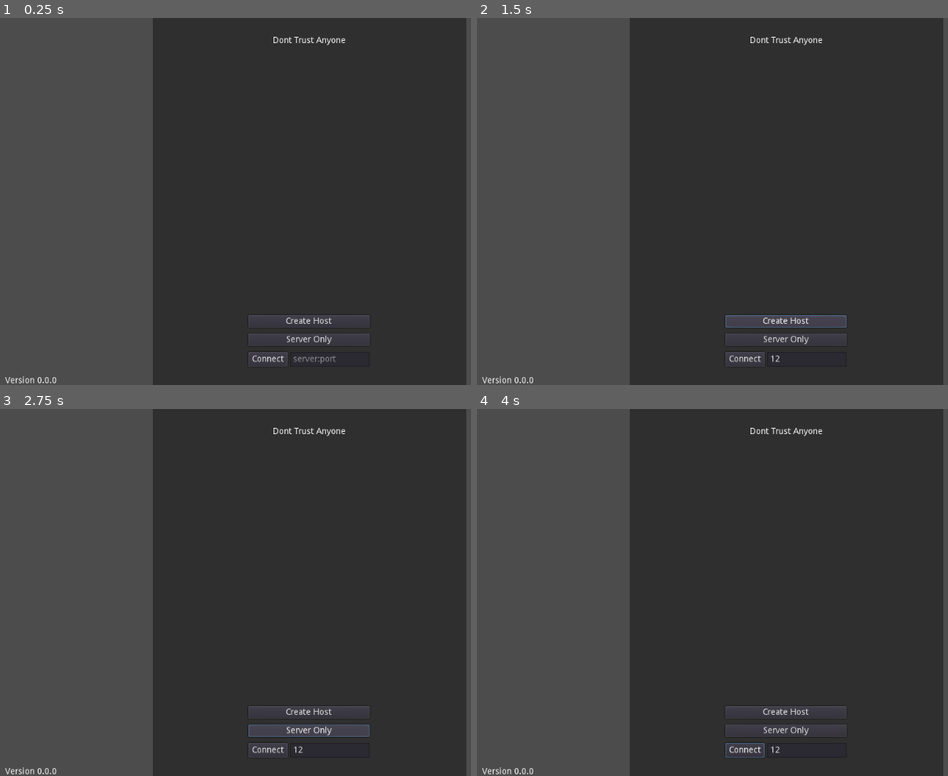
Above: before the commit, frames 1-4 (two rows, left to right).
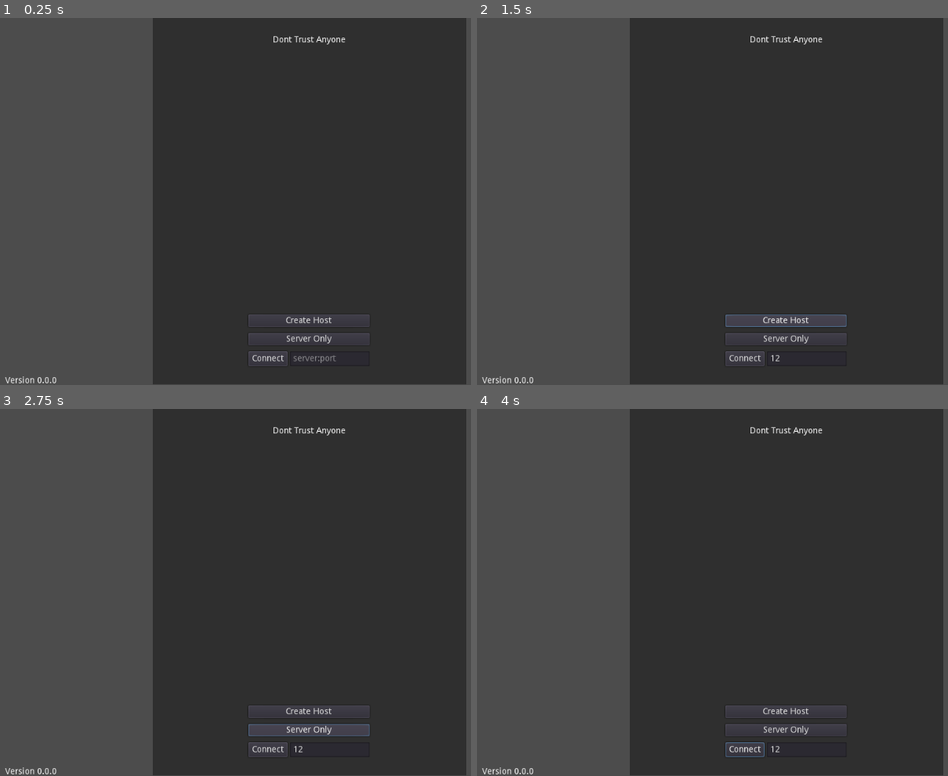
Above: after the commit, the same moments.

Repository: Brzusko/Dont-Trust-Anyone
Game: Godot game, scene res://Main.tscn
The game is run twice, just before and just after one commit, with the same random seed, the same clock (stepped at 60 frames per second) and the same inputs.
Inputs (mouse positions are in pixels of both pictures, inside the frame that each line leads up to):
- Up to frame 1 (0.25 s): no input
- Up to frame 2 (1.5 s): click (806, 359) at 0.52 s; type "12" at 0.6 s; click "Create Host" at 1.25 s
- Up to frame 3 (2.75 s): click "Server Only" at 2 s
- Up to frame 4 (4 s): click "Connect" at 2.75 s; move the mouse to (924, 574) at 3.52 s; hold D (right) from 3.53 s (still down)

The runs differ from the first frame. In frame 1, 0.5% of the frame differs, in the area x 52-79%, y 4-95%; in frame 2, 0.6%; in frame 3, 0.5%; in frame 4, 0.5%.

Commit message:
Cursor, state machinge

Diff:
--- a/Autoload/Enums.gd
+++ b/Autoload/Enums.gd
@@ -2,8 +2,8 @@
 
 enum APP_TYPE {
 	HOST,
+	CLIENT,
 	SERVER,
-	CLIENT,
 	NONE
 }
 
@@ -16,13 +16,13 @@
 }
 
 enum MOVE_DIR {
+	LEFT,
+	UP_LEFT,
+	DOWN_LEFT,
+	UP_RIGHT,
+	RIGHT,
+	DOWN_RIGHT
+	DOWN,
 	UP,
-	UP_LEFT,
-	UP_RIGHT,
-	DOWN,
-	DOWN_LEFT,
-	DOWN_RIGHT,
-	LEFT,
-	RIGHT,
 	NONE
 }
--- a/Autoload/Globals.gd
+++ b/Autoload/Globals.gd
@@ -5,3 +5,4 @@
 const PORT = 7171;
 
 const AREA_DOT = 0.15;
+const MEELE_ANGLE = 22.5;
--- a/Autoload/Utils.gd
+++ b/Autoload/Utils.gd
@@ -7,3 +7,6 @@
 	var clamped_x = clamp(clampv2.x, leftv2.x, rightv2.x);
 	var clamped_y = clamp(clampv2.y, leftv2.y, rightv2.y);
 	return Vector2(clamped_x, clamped_y);
+
+func get_node_up(node: NodePath) -> NodePath:
+	return NodePath(node.get_name(1));
--- a/Main.tscn
+++ b/Main.tscn
@@ -1,15 +1,10 @@
-[gd_scene load_steps=4 format=2]
+[gd_scene load_steps=3 format=2]
 
-[ext_resource path="res://UI/Copyright.tscn" type="PackedScene" id=1]
-[ext_resource path="res://UI/Menu.tscn" type="PackedScene" id=2]
+[ext_resource path="res://UI/GameUI.tscn" type="PackedScene" id=1]
 [ext_resource path="res://Scenes/World.tscn" type="PackedScene" id=3]
 
 [node name="Main" type="Node2D"]
 
 [node name="World" parent="." instance=ExtResource( 3 )]
 
-[node name="GameUI" type="CanvasLayer" parent="."]
-
-[node name="Menu" parent="GameUI" instance=ExtResource( 2 )]
-
-[node name="Copyright" parent="GameUI" instance=ExtResource( 1 )]
+[node name="GameUI" parent="." instance=ExtResource( 1 )]
--- /dev/null
+++ b/Scenes/Player/EntityStats.gd
@@ -0,0 +1,5 @@
+extends Node
+
+export var max_health: float;
+export var max_mana: float;
+export var movement_speed: float;
--- /dev/null
+++ b/Scenes/Player/Health.gd
@@ -0,0 +1,8 @@
+extends Area2D
+
+export var stats_path: NodePath;
+onready var stats = get_node(stats_path);
+
+master var dmg_taken_from: Dictionary = {
+
+}
--- /dev/null
+++ b/Scenes/Player/Idle.gd
@@ -0,0 +1,39 @@
+extends Node
+
+# input sample
+#var d = {
+#	"s_move_dir": s_move_dir,
+#	"s_look_dir": s_look_dir
+#}
+
+export var next_state_path: NodePath;
+export var animation_tree_path: NodePath;
+onready var state_machine: StateMachine = get_parent();
+onready var next_state: NodePath = Utils.get_node_up(next_state_path);
+var animation_tree: AnimationTree;
+
+master func s_begin():
+	if animation_tree == null:
+		return;
+	animation_tree.set("parameters/Transition/current", 0);
+
+master func s_end():
+	pass;
+
+master func s_tick(input: Dictionary, delta: float):
+	if input.s_move_dir != Enums.MOVE_DIR.NONE:
+		state_machine.s_transition(next_state);
+
+puppet func c_begin():
+	animation_tree.set("parameters/Transition/current", 0);
+	pass;
+
+puppet func c_end():
+	pass;
+
+puppet func c_tick():
+	pass;
+
+func _ready():
+	if Networking.app_state <= 1:
+		animation_tree = get_node(animation_tree_path);
--- a/Scenes/Player/Input.gd
+++ b/Scenes/Player/Input.gd
@@ -1,7 +1,8 @@
 extends Node2D
+class_name StateInput
 
-mastersync var s_move_dir: int = Enums.MOVE_DIR.NONE;
-mastersync var s_look_dir: int = Enums.LOOK_SIDE.NONE;
+master var s_move_dir: int = Enums.MOVE_DIR.NONE;
+master var s_look_dir: int = Enums.LOOK_SIDE.NONE;
 
 var local_move_dir: int = Enums.MOVE_DIR.NONE;
 var local_look_side: int = Enums.LOOK_SIDE.NONE;
@@ -70,6 +71,9 @@
 
 	update();
 
+	if !is_network_master():
+		print(get_networked_input());
+
 func check_cache() -> void:
 	var send_to_serv: bool = false;
 
@@ -89,6 +93,7 @@
 
 	if send_to_serv:
 		rset_unreliable_id(1, "s_move_dir", local_move_dir);
+		rset_unreliable_id(1, "s_look_dir", local_look_side);
 		pass;
 
 
@@ -107,17 +112,22 @@
 
 func _input(event):
 	if event is InputEventMouseMotion:
-		mouse_dir = get_local_mouse_position().normalized();
+		mouse_dir;
 
 		if local_cache.look_side_vec2.dot(mouse_dir) >= Globals.AREA_DOT:
 			local_aim_dir = mouse_dir;
 
-		if local_cache.look_side_vec2.dot(local_aim_dir.rotated(deg2rad(45))) >= Globals.AREA_DOT:
-			aim_vertices[0] = local_aim_dir.rotated(deg2rad(45));
+		if local_cache.look_side_vec2.dot(local_aim_dir.rotated(deg2rad(Globals.MEELE_ANGLE))) >= Globals.AREA_DOT:
+			aim_vertices[0] = local_aim_dir.rotated(deg2rad(Globals.MEELE_ANGLE));
 
-		if local_cache.look_side_vec2.dot(local_aim_dir.rotated(deg2rad(-45))) >= Globals.AREA_DOT:
-			aim_vertices[1] = local_aim_dir.rotated(deg2rad(-45));
+		if local_cache.look_side_vec2.dot(local_aim_dir.rotated(deg2rad(-Globals.MEELE_ANGLE))) >= Globals.AREA_DOT:
+			aim_vertices[1] = local_aim_dir.rotated(deg2rad(-Globals.MEELE_ANGLE));
 
+func get_networked_input() -> Dictionary:
+	return {
+		"s_move_dir": s_move_dir,
+		"s_look_dir": s_look_dir
+	}
 
 func _draw() -> void:
 	if !parent.is_local:
@@ -128,3 +138,4 @@
 	draw_line(Vector2.ZERO, fov[1].normalized() * 100, Color.red);
 	for vec in aim_vertices:
 		draw_line(Vector2.ZERO, vec * 100, Color.green);
+	pass;
--- /dev/null
+++ b/Scenes/Player/Move.gd
@@ -0,0 +1,80 @@
+extends Node
+
+# input sample
+#var d = {
+#	"s_move_dir": s_move_dir,
+#	"s_look_dir": s_look_dir
+#}
+
+# TODO Implement position interpolation on client side
+
+export var next_state: NodePath;
+export var kinematic_body_path: NodePath;
+export var animation_tree_path: NodePath;
+export var head_path: NodePath;
+export var body_path: NodePath;
+export var stats_path: NodePath;
+export var move_speed: float = 10.0;
+onready var state_machine: StateMachine = get_parent();
+onready var kinematic_body: KinematicBody2D = get_node(kinematic_body_path);
+var animation_tree: AnimationTree;
+onready var head: Sprite = get_node(head_path);
+onready var body: Sprite = get_node(body_path);
+onready var stats = get_node(stats_path);
+
+var move_dir_cache: int = -1;
+
+puppet var c_pos: Vector2 = Vector2.ZERO;
+
+const MOVMENT_MAP = {
+	Enums.MOVE_DIR.UP: Vector2.UP,
+	Enums.MOVE_DIR.UP_LEFT: Vector2.UP + Vector2.LEFT,
+	Enums.MOVE_DIR.UP_RIGHT: Vector2.UP + Vector2.RIGHT,
+	Enums.MOVE_DIR.DOWN: Vector2.DOWN,
+	Enums.MOVE_DIR.DOWN_LEFT: Vector2.DOWN + Vector2.LEFT,
+	Enums.MOVE_DIR.DOWN_RIGHT: Vector2.DOWN + Vector2.RIGHT,
+	Enums.MOVE_DIR.LEFT: Vector2.LEFT,
+	Enums.MOVE_DIR.RIGHT: Vector2.RIGHT,
+	Enums.MOVE_DIR.NONE: Vector2.ZERO,
+}
+
+master func s_begin():
+	if animation_tree == null:
+		return;
+	animation_tree.set("parameters/Transition/current", 1);
+
+master func s_end():
+	pass;
+
+master func s_tick(input: Dictionary, delta: float):
+	if input.s_move_dir == Enums.MOVE_DIR.NONE:
+		state_machine.s_transition(NodePath(next_state.get_name(1)));
+	kinematic_body.move_and_collide((MOVMENT_MAP[input.s_move_dir] * move_speed) * delta);
+
+	if move_dir_cache != input.s_move_dir:
+		move_dir_cache = input.s_move_dir;
+		if move_dir_cache <= 2:
+			rpc("flip_look", false);
+		elif move_dir_cache > 2 && move_dir_cache <= 5:
+			rpc("flip_look", true);
+
+	rset_unreliable("c_pos", kinematic_body.global_position);
+
+puppet func c_begin():
+	animation_tree.set("parameters/Transition/current", 1);
+	pass;
+
+puppet func c_end():
+	pass;
+
+puppet func c_tick():
+	kinematic_body.global_position = c_pos;
+	pass;
+
+remotesync func flip_look(side: bool):
+	body.flip_h = side;
+	head.flip_h = side;
+
+func _ready():
+	if Networking.app_state <= 1:
+		animation_tree = get_node(animation_tree_path);
--- a/Scenes/Player/Player.gd
+++ b/Scenes/Player/Player.gd
@@ -2,13 +2,7 @@
 class_name Player
 
 export var camera_scene: PackedScene;
-export var main_player_txt: Texture;
-export var player_speed: float = 20.0;
 
-master var s_player_move_dir: Vector2 = Vector2.ZERO;
-remote var c_pos: Vector2 = Vector2.ZERO;
-
-var local_move_dir: Vector2 = Vector2.ZERO;
 var is_local: bool = false;
 
 func setup(player_name, init_pos) -> void:
@@ -20,30 +14,8 @@
 	if id == player_name && (Networking.app_state == Enums.APP_TYPE.CLIENT || Networking.app_state == Enums.APP_TYPE.HOST):
 		var camera = camera_scene.instance();
 		add_child(camera);
-		$Look.texture = main_player_txt;
 		is_local = true;
-
-func _process(delta):
-	if !is_local:
-		return;
-
-#	if Networking.app_state == Enums.APP_TYPE.HOST:
-#		s_player_move_dir = local_move_dir;
-#	else:
-#		rset_unreliable_id(1, "s_player_move_dir", local_move_dir);
-
-
-func _physics_process(delta):
-#	if !is_network_master():
-#		global_position = c_pos;
-#		return;
-#	process_movement(delta);
-	pass;
-
-master func process_movement(delta):
-	var movement_vector = s_player_move_dir * player_speed  * delta;
-	move_and_collide(movement_vector);
-	rset_unreliable("c_pos", global_position);
+		$AnimationTree.active = true;
 
 master func serialize() -> Dictionary:
 	return {
--- a/Scenes/Player/Player.tscn
+++ b/Scenes/Player/Player.tscn
@@ -1,24 +1,161 @@
-[gd_scene load_steps=7 format=2]
+[gd_scene load_steps=20 format=2]
 
-[ext_resource path="res://Assets/placeholders/Slave.png" type="Texture" id=1]
+[ext_resource path="res://Assets/Player/Knight-body.png" type="Texture" id=1]
 [ext_resource path="res://Scenes/Player/Player.gd" type="Script" id=2]
 [ext_resource path="res://Scenes/Player/PlayerCamera.tscn" type="PackedScene" id=3]
-[ext_resource path="res://Assets/placeholders/Master.png" type="Texture" id=4]
+[ext_resource path="res://Assets/Player/Knight-Head.png" type="Texture" id=4]
 [ext_resource path="res://Scenes/Player/Input.gd" type="Script" id=5]
+[ext_resource path="res://Scenes/StateMachine/StateMachine.tscn" type="PackedScene" id=6]
+[ext_resource path="res://Scenes/Player/Idle.gd" type="Script" id=7]
+[ext_resource path="res://Scenes/Player/Move.gd" type="Script" id=8]
+[ext_resource path="res://Scenes/Player/Health.gd" type="Script" id=9]
+[ext_resource path="res://Scenes/Player/EntityStats.gd" type="Script" id=10]
 
 [sub_resource type="RectangleShape2D" id=1]
+extents = Vector2( 6.9863, 7.42043 )
+
+[sub_resource type="Animation" id=2]
+resource_name = "Idle"
+length = 1.2
+loop = true
+tracks/0/type = "value"
+tracks/0/path = NodePath("Body:frame")
+tracks/0/interp = 1
+tracks/0/loop_wrap = true
+tracks/0/imported = false
+tracks/0/enabled = true
+tracks/0/keys = {
+"times": PoolRealArray( 0, 0.4, 0.8, 1.2 ),
+"transitions": PoolRealArray( 1, 1, 1, 1 ),
+"update": 1,
+"values": [ 0, 1, 2, 3 ]
+}
+
+[sub_resource type="Animation" id=3]
+resource_name = "Running"
+length = 3.2
+loop = true
+tracks/0/type = "value"
+tracks/0/path = NodePath("Body:frame")
+tracks/0/interp = 1
+tracks/0/loop_wrap = true
+tracks/0/imported = false
+tracks/0/enabled = true
+tracks/0/keys = {
+"times": PoolRealArray( 0, 0.4, 0.8, 1.2, 1.6, 2, 2.4, 2.8 ),
+"transitions": PoolRealArray( 1, 1, 1, 1, 1, 1, 1, 1 ),
+"update": 1,
+"values": [ 8, 9, 10, 11, 12, 13, 14, 15 ]
+}
+tracks/1/type = "value"
+tracks/1/path = NodePath("Head:position")
+tracks/1/interp = 1
+tracks/1/loop_wrap = true
+tracks/1/imported = false
+tracks/1/enabled = true
+tracks/1/keys = {
+"times": PoolRealArray( 0, 0.8, 1.6 ),
+"transitions": PoolRealArray( 1, 1, 1 ),
+"update": 1,
+"values": [ Vector2( -0.396851, -17.2623 ), Vector2( -0.396851, -19.2623 ), Vector2( -0.396851, -17.2623 ) ]
+}
+
+[sub_resource type="AnimationNodeAnimation" id=4]
+animation = "Idle"
+
+[sub_resource type="AnimationNodeAnimation" id=5]
+animation = "Running"
+
+[sub_resource type="AnimationNodeTimeScale" id=6]
+
+[sub_resource type="AnimationNodeTimeScale" id=7]
+
+[sub_resource type="AnimationNodeTransition" id=8]
+input_count = 2
+input_0/name = "idle"
+input_0/auto_advance = false
+input_1/name = "run"
+input_1/auto_advance = false
+
+[sub_resource type="AnimationNodeBlendTree" id=9]
+graph_offset = Vector2( -357.921, 70.5 )
+nodes/Idle/node = SubResource( 4 )
+nodes/Idle/position = Vector2( -210, 105 )
+nodes/Run/node = SubResource( 5 )
+nodes/Run/position = Vector2( -210, 273 )
+nodes/TimeScale/node = SubResource( 7 )
+nodes/TimeScale/position = Vector2( 42, 231 )
+"nodes/TimeScale 2/node" = SubResource( 6 )
+"nodes/TimeScale 2/position" = Vector2( 42, 105 )
+nodes/Transition/node = SubResource( 8 )
+nodes/Transition/position = Vector2( 273, 105 )
+nodes/output/position = Vector2( 567, 126 )
+node_connections = [ "output", 0, "Transition", "Transition", 0, "TimeScale 2", "Transition", 1, "TimeScale", "TimeScale", 0, "Run", "TimeScale 2", 0, "Idle" ]
 
 [node name="Player" type="KinematicBody2D"]
 script = ExtResource( 2 )
 camera_scene = ExtResource( 3 )
-main_player_txt = ExtResource( 4 )
 
-[node name="Look" type="Sprite" parent="."]
+[node name="Body" type="Sprite" parent="."]
+position = Vector2( 0, -16 )
 texture = ExtResource( 1 )
+hframes = 8
+vframes = 2
+frame = 1
+
+[node name="Head" type="Sprite" parent="."]
+position = Vector2( -0.396851, -16.2623 )
+texture = ExtResource( 4 )
 
 [node name="Collision" type="CollisionShape2D" parent="."]
-position = Vector2( 0, 21.4429 )
+position = Vector2( -0.198425, -7.97757 )
 shape = SubResource( 1 )
 
 [node name="Input" type="Node2D" parent="."]
 script = ExtResource( 5 )
+
+[node name="StateMachine" parent="." instance=ExtResource( 6 )]
+input_path = NodePath("../Input")
+starting_state = NodePath("Idle")
+
+[node name="Idle" type="Node" parent="StateMachine"]
+script = ExtResource( 7 )
+next_state_path = NodePath("../Move")
+animation_tree_path = NodePath("../../AnimationTree")
+
+[node name="Move" type="Node" parent="StateMachine"]
+script = ExtResource( 8 )
+next_state = NodePath("../Idle")
+kinematic_body_path = NodePath("../..")
+animation_tree_path = NodePath("../../AnimationTree")
+head_path = NodePath("../../Head")
+body_path = NodePath("../../Body")
+stats_path = NodePath("../../EntityStats")
+move_speed = 100.0
+
+[node name="AnimationPlayer" type="AnimationPlayer" parent="."]
+anims/Idle = SubResource( 2 )
+anims/Running = SubResource( 3 )
+
+[node name="AnimationTree" type="AnimationTree" parent="."]
+tree_root = SubResource( 9 )
+anim_player = NodePath("../AnimationPlayer")
+active = true
+parameters/TimeScale/scale = 3.6
+"parameters/TimeScale 2/scale" = 1.2
+parameters/Transition/current = 0
+
+[node name="Health" type="Area2D" parent="."]
+position = Vector2( 0, -8 )
+script = ExtResource( 9 )
+stats_path = NodePath("../EntityStats")
+
+[node name="Collision" type="CollisionShape2D" parent="Health"]
+position = Vector2( -0.198425, 0.0224299 )
+shape = SubResource( 1 )
+
+[node name="EntityStats" type="Node" parent="."]
+script = ExtResource( 10 )
+max_health = 100.0
+max_mana = 10.0
+movement_speed = 100.0
--- a/Scenes/Player/PlayerCamera.tscn
+++ b/Scenes/Player/PlayerCamera.tscn
@@ -2,3 +2,4 @@
 
 [node name="Camera" type="Camera2D"]
 current = true
+zoom = Vector2( 0.5, 0.5 )
--- /dev/null
+++ b/Scenes/StateMachine/StateMachine.gd
@@ -0,0 +1,41 @@
+extends Node
+class_name StateMachine
+
+export var input_path: NodePath;
+export var starting_state: NodePath;
+onready var input: StateInput = get_node(input_path);
+
+var current_state;
+
+master func s_transition(state: NodePath):
+	if current_state != null:
+		current_state.s_end();
+	current_state = get_node(state);
+	current_state.s_begin();
+	rpc("c_transition", state);
+
+master func s_tick(delta):
+	if current_state == null:
+		return;
+	current_state.s_tick(input.get_networked_input(), delta);
+
+puppet func c_transition(state: NodePath):
+	if current_state != null:
+		current_state.c_end();
+	current_state = get_node(state);
+	current_state.c_begin();
+
+puppet func c_tick(delta):
+	if current_state == null:
+		return;
+	current_state.c_tick();
+
+func _physics_process(delta):
+	if is_network_master():
+		s_tick(delta);
+	else:
+		c_tick(delta);
+
+func _ready():
+	if is_network_master():
+		s_transition(starting_state);
--- /dev/null
+++ b/Scenes/StateMachine/StateMachine.tscn
@@ -0,0 +1,6 @@
+[gd_scene load_steps=2 format=2]
+
+[ext_resource path="res://Scenes/StateMachine/StateMachine.gd" type="Script" id=1]
+
+[node name="StateMachine" type="Node"]
+script = ExtResource( 1 )
--- /dev/null
+++ b/UI/Cursor/Cursor.gd
@@ -0,0 +1,58 @@
+extends TextureRect
+
+onready var cursor_size: Vector2 = rect_size;
+
+var is_visible: bool = false;
+
+func _ready() -> void:
+	Networking.connect("init_network", self, "on_network_init");
+	Networking.connect("destroy_network", self, "on_network_destroy");
+
+func _input(event):
+	if event is InputEventMouseMotion && is_visible:
+		if can_move():
+			var relative_pos = event.relative;
+			margin_left += relative_pos.x;
+			margin_top += relative_pos.y;
+		else:
+			if margin_left <= 0:
+				margin_left = 1;
+			if (margin_left + rect_size.x) >= get_viewport().size.x:
+				margin_left += get_viewport().size.x - (margin_left + rect_size.x)
+			if margin_top <= 0:
+				margin_top = 1;
+			if (margin_top + rect_size.y) >= get_viewport().size.y:
+				margin_top += get_viewport().size.y - (margin_top + rect_size.y);
+
+func can_move() -> bool:
+	var x_bound = margin_left >= 0 && (margin_left + rect_size.x) <= get_viewport().size.x;
+	var y_bound = margin_top >= 0 && (margin_top + rect_size.y) <= get_viewport().size.y;
+	return x_bound && y_bound;
+
+func move_cursor_relative_to_center(to_point: Vector2) -> void:
+	var center = Vector2(get_viewport().size.x/2, get_viewport().size.y/2);
+	margin_left = center.x - (rect_size.y/2);
+	margin_top = center.y - (rect_size.y/2);
+
+func get_cursor_pos_from_center() -> Vector2:
+	var center = Vector2(get_viewport().size.x/2, get_viewport().size.y/2);
+	var cursor_pos = Vector2(margin_left, margin_top);
+	var pos = center - cursor_pos;
+	return pos.normalized();
+
+func turn_on():
+	show();
+	Input.set_mouse_mode(Input.MOUSE_MODE_CAPTURED);
+	move_cursor_relative_to_center(Vector2.ZERO);
+	is_visible = true;
+
+func turn_off():
+	hide();
+	Input.set_mouse_mode(Input.MOUSE_MODE_VISIBLE);
+	is_visible = false;
+
+func on_network_init() -> void:
+	turn_on();
+
+func on_network_destroy() -> void:
+	turn_off();
--- /dev/null
+++ b/UI/Cursor/Cursor.tscn
@@ -0,0 +1,19 @@
+[gd_scene load_steps=3 format=2]
+
+[ext_resource path="res://UI/Cursor/cursor.png" type="Texture" id=1]
+[ext_resource path="res://UI/Cursor/Cursor.gd" type="Script" id=2]
+
+[node name="Cursor" type="TextureRect"]
+visible = false
+anchor_right = 0.031
+anchor_bottom = 0.054
+margin_left = 0.205402
+margin_top = 0.324329
+margin_right = 0.461401
+margin_bottom = -0.0756721
+rect_scale = Vector2( 2, 2 )
+texture = ExtResource( 1 )
+script = ExtResource( 2 )
+__meta__ = {
+"_edit_use_anchors_": false
+}
--- /dev/null
+++ b/UI/GameUI.gd
@@ -0,0 +1,7 @@
+extends CanvasLayer
+
+func change_cursor_pos(to_point: Vector2) -> void:
+	$Cursor.move_cursor_relative_to_center(to_point);
+
+func get_cursor_local_pos() -> Vector2:
+	return $Cursor.get_cursor_pos_from_center();
--- /dev/null
+++ b/UI/GameUI.tscn
@@ -0,0 +1,17 @@
+[gd_scene load_steps=5 format=2]
+
+[ext_resource path="res://UI/Copyright.tscn" type="PackedScene" id=1]
+[ext_resource path="res://UI/Menu.tscn" type="PackedScene" id=2]
+[ext_resource path="res://UI/Cursor/Cursor.tscn" type="PackedScene" id=3]
+[ext_resource path="res://UI/GameUI.gd" type="Script" id=4]
+
+[node name="GameUI" type="CanvasLayer"]
+script = ExtResource( 4 )
+
+[node name="Menu" parent="." instance=ExtResource( 2 )]
+margin_top = -1.49832
+margin_bottom = -1.49829
+
+[node name="Copyright" parent="." instance=ExtResource( 1 )]
+
+[node name="Cursor" parent="." instance=ExtResource( 3 )]
--- a/project.godot
+++ b/project.godot
@@ -13,9 +13,21 @@
 "class": "Player",
 "language": "GDScript",
 "path": "res://Scenes/Player/Player.gd"
+}, {
+"base": "Node2D",
+"class": "StateInput",
+"language": "GDScript",
+"path": "res://Scenes/Player/Input.gd"
+}, {
+"base": "Node",
+"class": "StateMachine",
+"language": "GDScript",
+"path": "res://Scenes/StateMachine/StateMachine.gd"
 } ]
 _global_script_class_icons={
-"Player": ""
+"Player": "",
+"StateInput": "",
+"StateMachine": ""
 }
 
 [application]
Binary file added: Assets/Player/Knight-Head.png
Not shown, added: Assets/Player/Knight-Head.png.import
Binary file added: Assets/Player/Knight-body.png
Not shown, added: Assets/Player/Knight-body.png.import
Binary file added: UI/Cursor/cursor.png
Not shown, added: UI/Cursor/cursor.png.import
